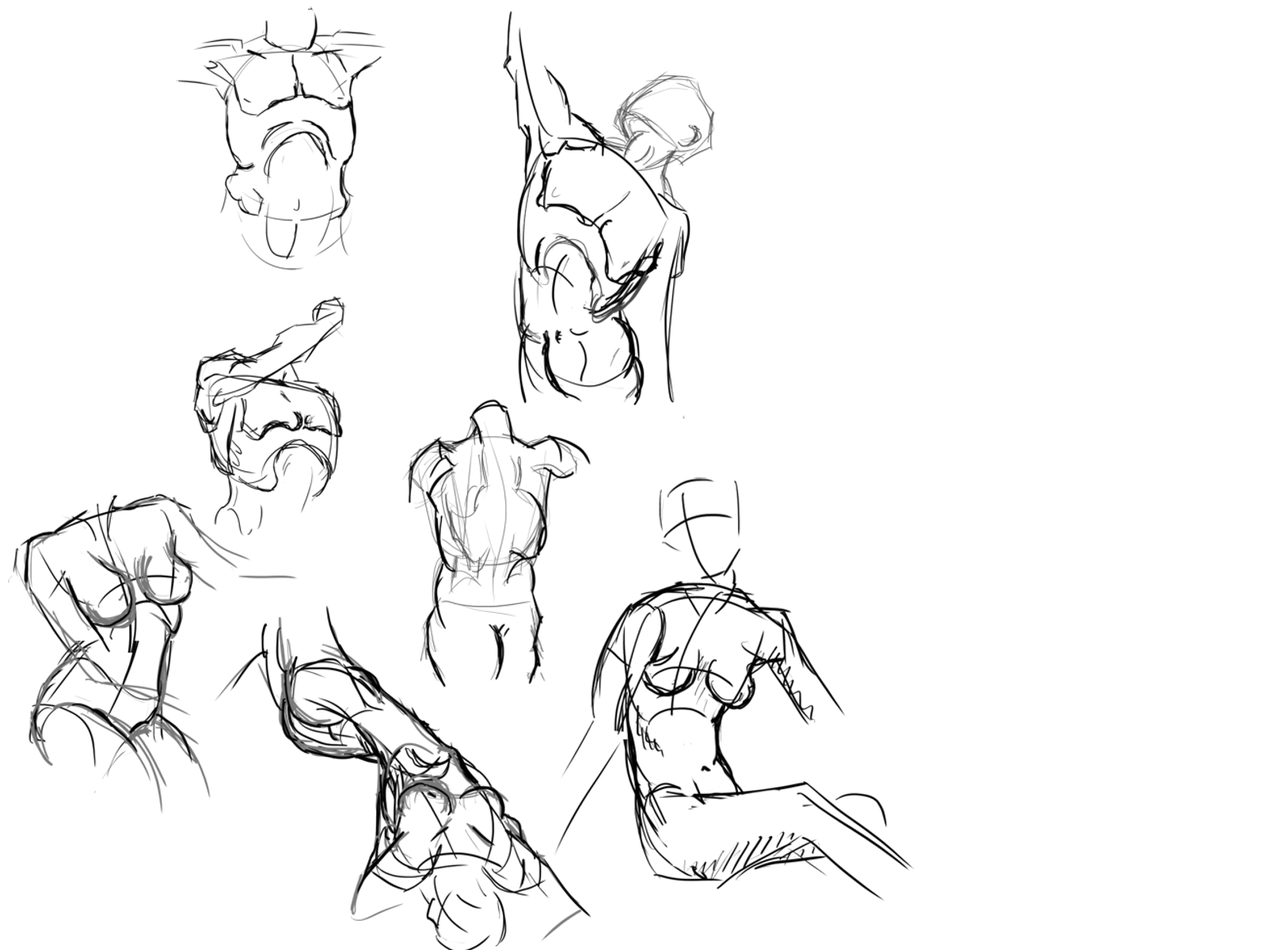
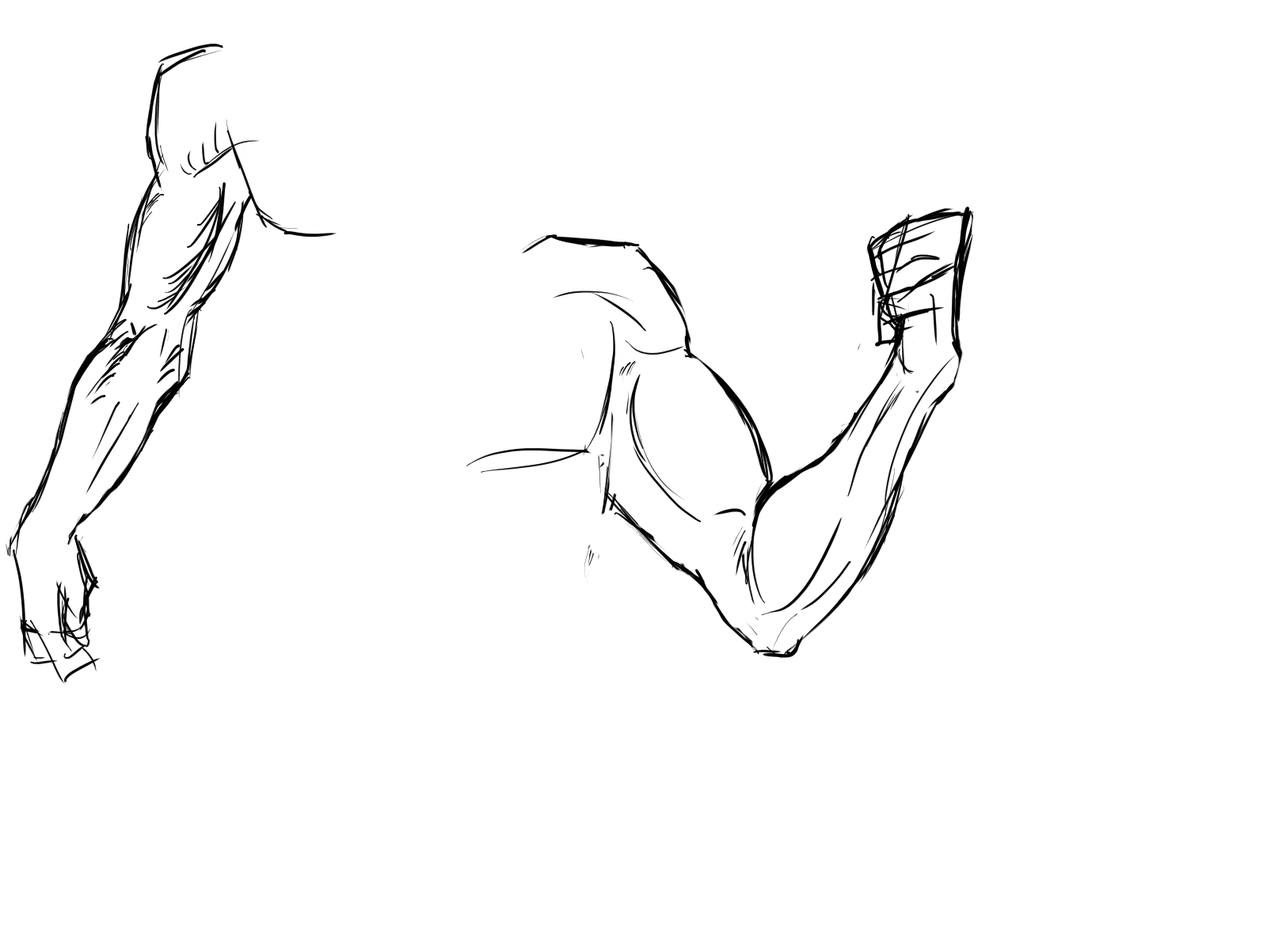
Layer changes from the first w=1267, h=950 image to the second:
added layer "Arms" above "Torso 2" over (4, 6, 976, 761)
hid "Torso 2", painted on it over (4, 456, 915, 950)
hid "Torso", painted on it over (152, 6, 761, 710)
painted on "Background" over (4, 6, 976, 950)
